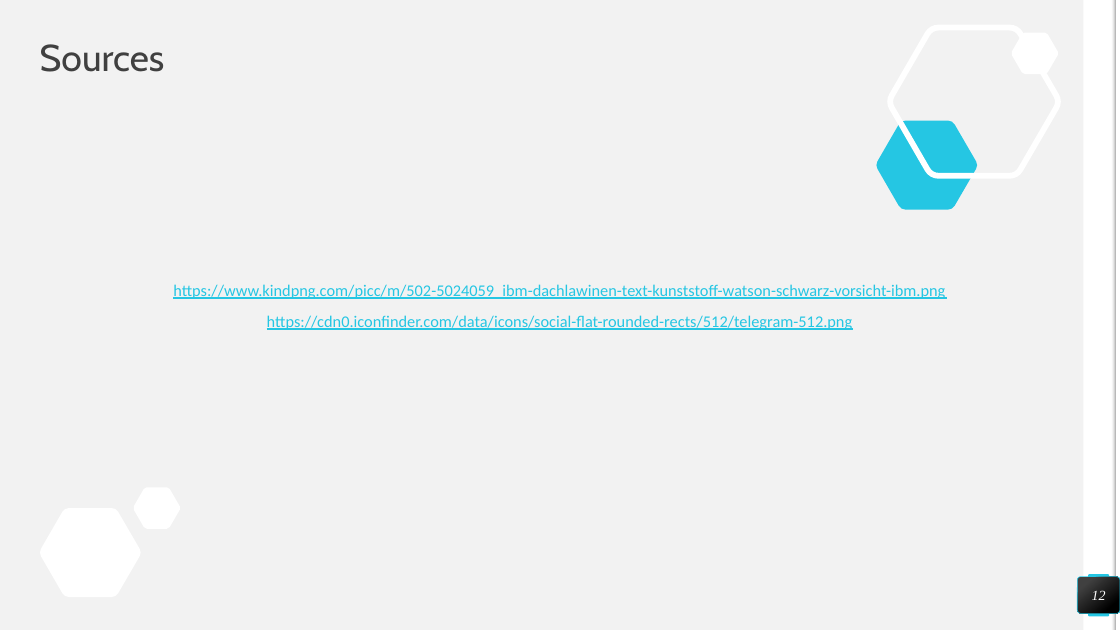
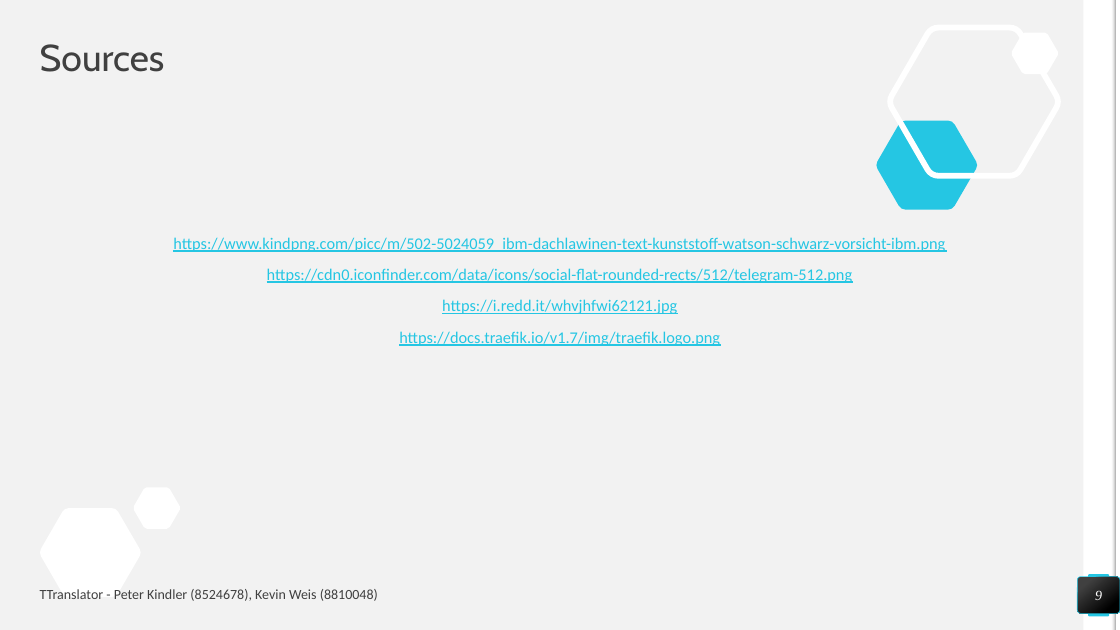
Before and after one commit to CrossField1973/NodejsMessageTranslator, a slide deck: slide 9 of TTranslator.pptx (slide 12 before the commit). Drawn at 1120x630 pixels with LibreOffice and Linux fonts; fonts in the diff are those of the drawing. Boxes give left, top, right and bottom in pixels: in the first picture for what was removed or moved away, otherwise in the second. Text is boxed around its words. In the diff, an @@ line names an element or a change of style, - is before the commit and + after.

```diff
--- a/TTranslator.pptx
+++ b/TTranslator.pptx
@@ text at (399,299,720,346): paragraphs added @@
+https://i.redd.it/whvjhfwi62121.jpg
+https://docs.traefik.io/v1.7/img/traefik.logo.png
@@ text added at (40,589,378,601), 12 pt, text #404040 @@
+TTranslator - Peter Kindler (8524678), Kevin Weis (8810048)
@@ page number at (1095,591,1102,600): text changed @@
-12
+9
```
Also in this commit, not shown: 5 other slides changed, 4 slides added, 7 slides removed.
